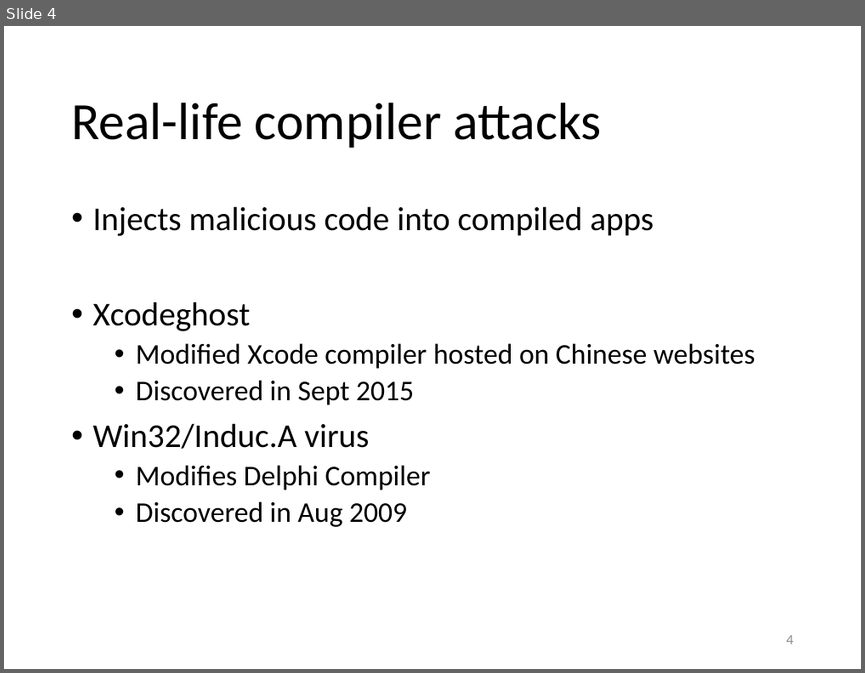
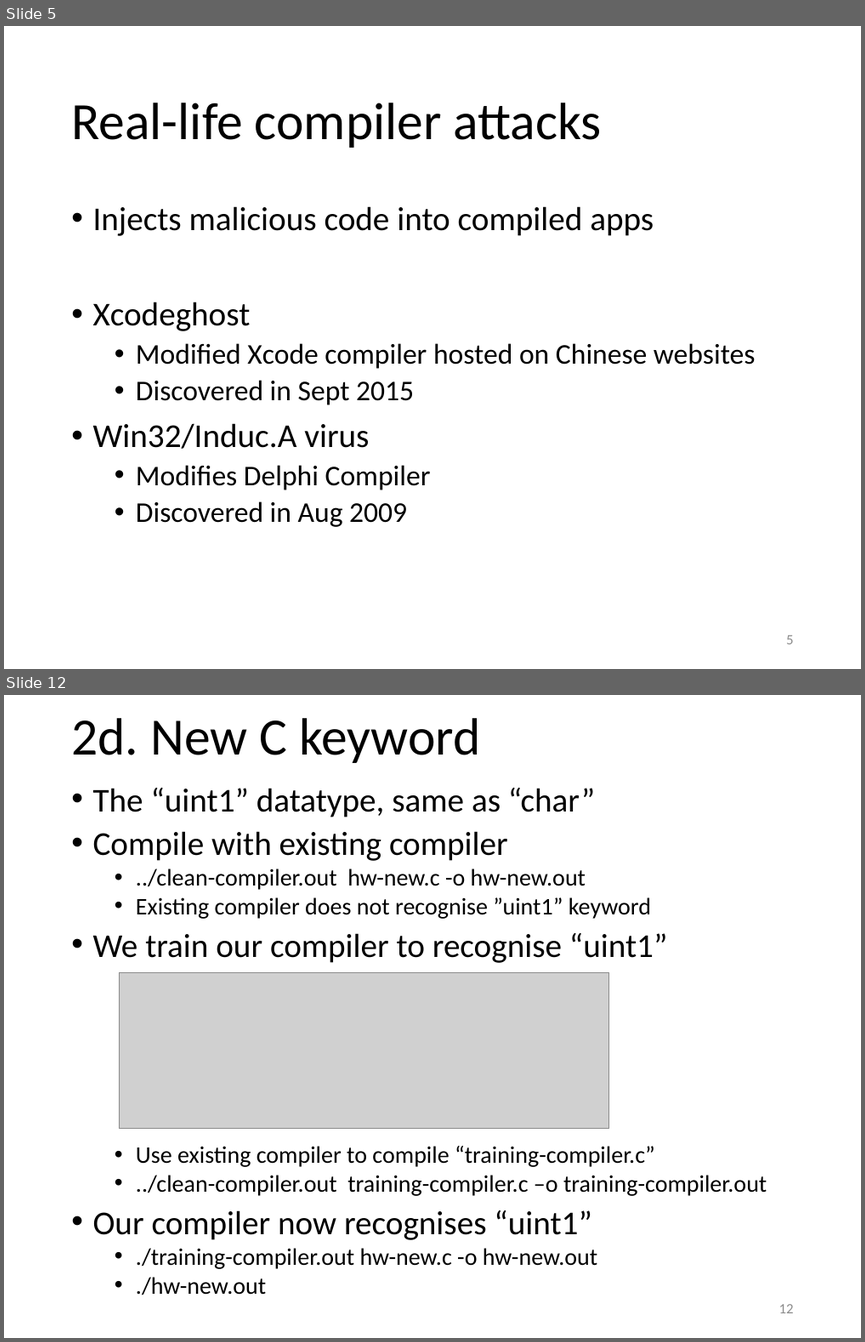
Before and after one commit to yeokm1/reflections-on-trusting-trust, a slide deck: reflections-of-reflecting-trust-slides.pptx. Shown one above the other, each under a label of ours: slide 4 before the commit, slides 5 and 12 after it; the slides between them are not shown. The pictures are 865x673 and 865x1342 pixels, drawn with LibreOffice and Linux fonts; fonts in the diff are those of the drawing; grey boxes stand for pictures. Boxes give left, top, right and bottom in pixels: in the first picture for what was removed or moved away, otherwise in the second. Text is boxed around its words. In the diff, an @@ line names an element or a change of style, - is before the commit and + after.

```diff
--- a/reflections-of-reflecting-trust-slides.pptx
+++ b/reflections-of-reflecting-trust-slides.pptx
@@ slide 12 added at (4, 695, 861, 1338), background #FFFFFF @@
@@ title added at (71, 718, 480, 763), 44 pt, text #000000 @@
+2d. New C keyword
@@ text added at (93, 788, 766, 1295), 20 pt, text #000000 @@
+• The “uint1” datatype, same as “char”
+• Compile with existing compiler
+  • ../clean-compiler.out hw-new.c -o hw-new.out
+  • Existing compiler does not recognise ”uint1” keyword
+• We train our compiler to recognise “uint1”
+  • Use existing compiler to compile “training-compiler.c”
+  • ../clean-compiler.out training-compiler.c –o training-compiler.out
+• Our compiler now recognises “uint1”
+  • ./training-compiler.out hw-new.c -o hw-new.out
+  • ./hw-new.out
@@ picture added at (119, 973, 609, 1129) @@
@@ page number added at (779, 1304, 794, 1313), 12 pt, text #8C8C8C @@
+12
@@ what was slide 4 is now slide 5 @@
@@ page number at (786, 635, 793, 644): text changed @@
-4
+5
```
Also in this commit, not shown: 5 slides changed, 17 other slides added.
